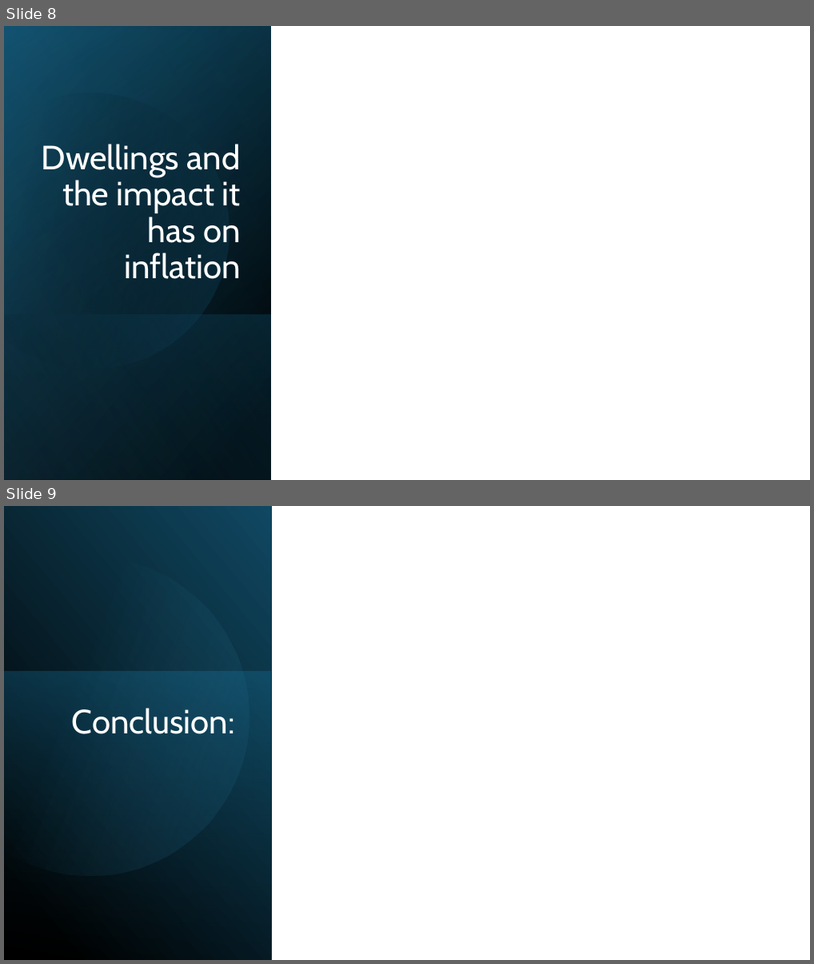
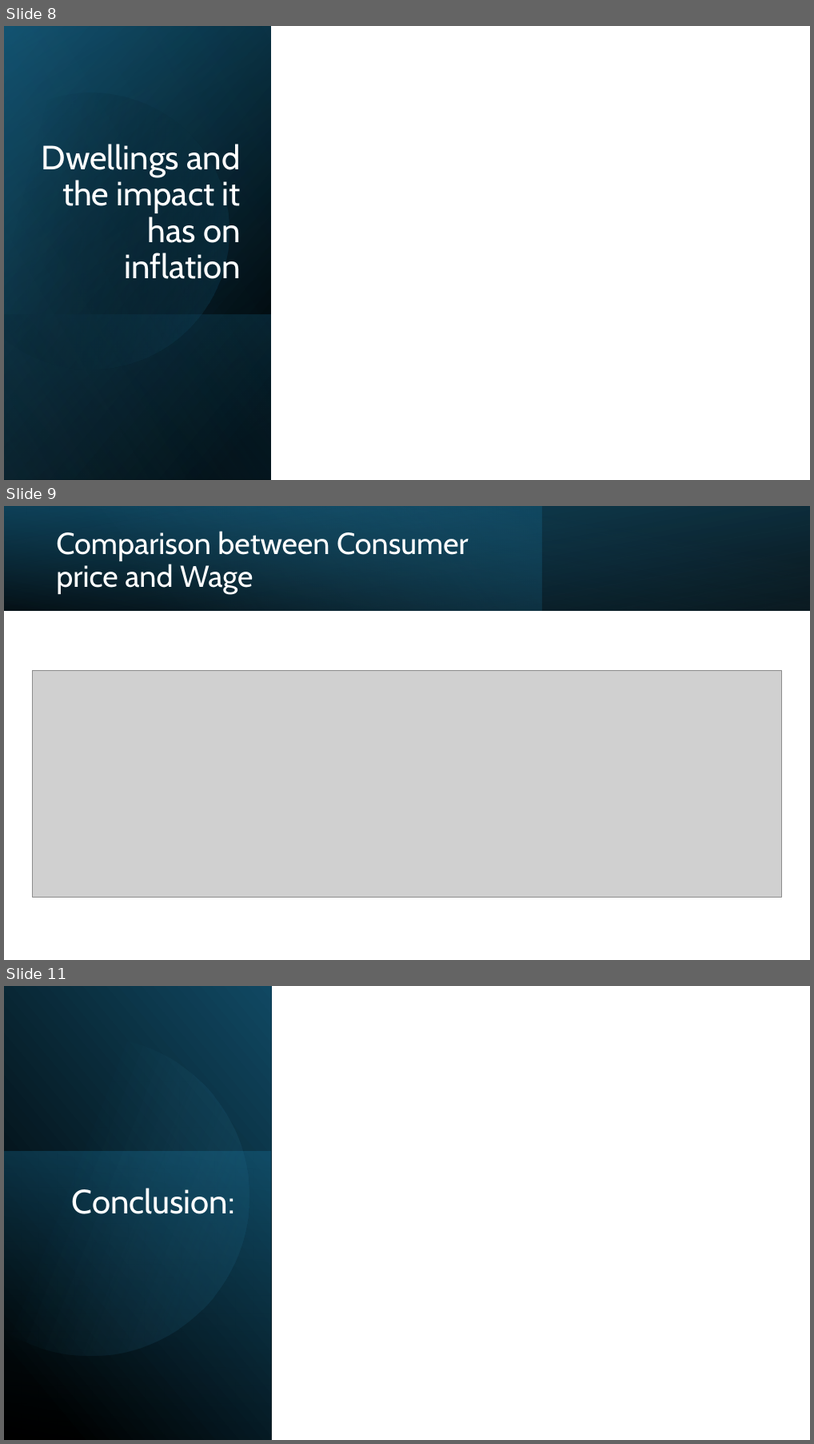
Before and after one commit to LachlanPotter33/project-1, a slide deck: How does Dwelling^J CPI and Fuel effect Inflation - PowerPoint.pptx. Shown one above the other, each under a label of ours: slides 8 and 9 before the commit, slides 8, 9 and 11 after it; the slides between them are not shown. The pictures are 814x964 and 814x1444 pixels, drawn with LibreOffice and Linux fonts; fonts in the diff are those of the drawing; grey boxes stand for pictures. Boxes give left, top, right and bottom in pixels: in the first picture for what was removed or moved away, otherwise in the second. Text is boxed around its words. In the diff, an @@ line names an element or a change of style, - is before the commit and + after.

```diff
--- a/How does Dwelling^J CPI and Fuel effect Inflation - PowerPoint.pptx
+++ b/How does Dwelling^J CPI and Fuel effect Inflation - PowerPoint.pptx
@@ slide 9 added at [4, 506, 810, 960], background #FFFFFF @@
@@ rectangle added at [4, 506, 810, 610], fill gradient #000000 to #104862 @@
@@ rectangle added at [4, 506, 542, 610], fill gradient #156082 to #46B1E1 @@
@@ rectangle added at [4, 506, 810, 610], fill gradient #000000 to #156082 @@
@@ title added at [56, 531, 469, 594], 36 pt, text #FFFFFF @@
+Comparison between Consumer price and Wage
@@ picture added at [33, 670, 782, 896] @@
@@ what was slide 9 is now slide 11 @@
```
Also in this commit, not shown: 1 other slide added, 1 other file.
